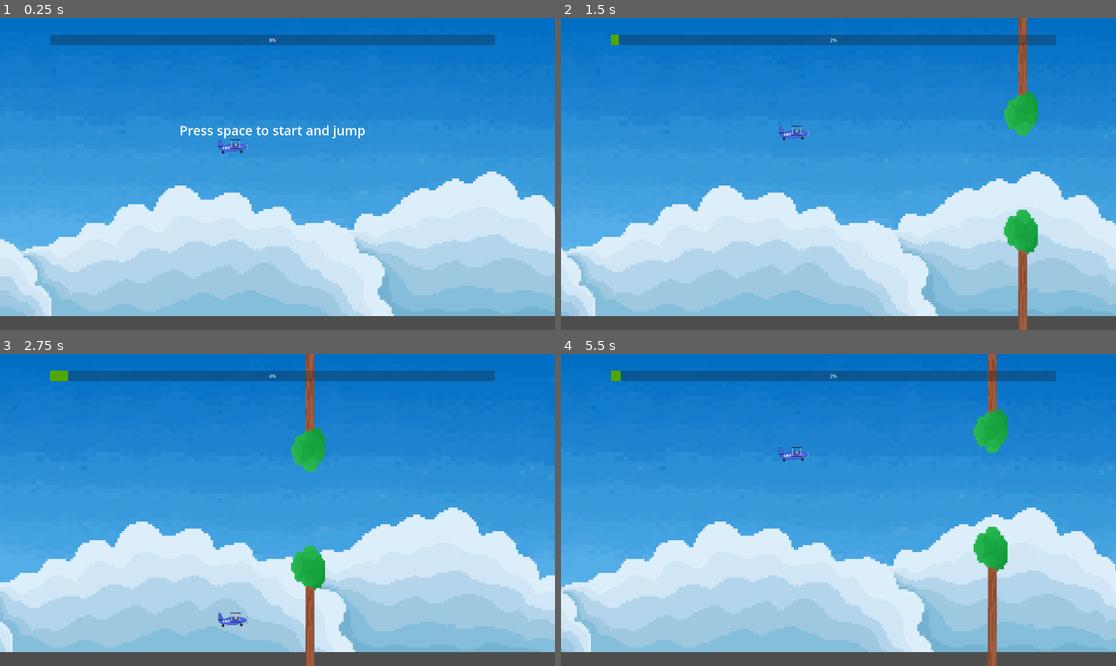
Above: before the commit, frames 1-4 (two rows, left to right).
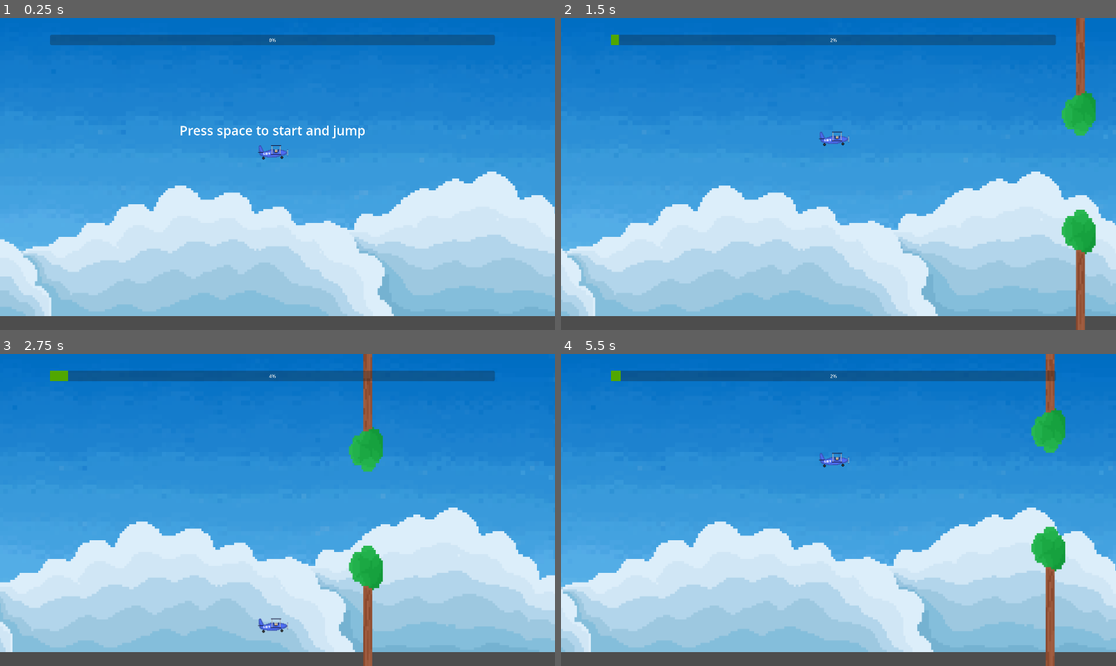
Above: after the commit, the same moments.

Repository: Orozon64/The-Sauna-Pact
Game: Godot game, scene res://scenes/flying.tscn
Same seed, same stepped clock (60 frames per second), same inputs: the game is played once before the commit and once after it. This scene is started directly instead of the project's main scene.
Inputs:
- Up to frame 1 (0.25 s): no input
- Up to frame 2 (1.5 s): tap Space at 0.5, 0.77 s; hold D (move_right) 0.53-1.28 s; tap E (item_interact) at 0.6 s; hold S (move_down) from 1.28 s (still down); tap Shift (advance_dialogue) at 1.35 s
- Up to frame 3 (2.75 s): tap Space at 1.52 s; tap E (item_interact) at 1.55, 2.1 s; release S (move_down) at 2.03 s; hold D (move_right) from 2.03 s (still down)
- Up to frame 4 (5.5 s): release D (move_right) at 2.78 s; hold W (move_up) 2.78-3.5 s; tap F (item_interact_secondary) at 2.85 s; tap Space at 3.02, 4.25, 4.52, 5.27 s; tap E (item_interact) at 3.05, 4.35, 5.3 s; click "Replay" at 3.5 s; hold A (move_left) from 4.28 s (still down); tap Shift (advance_dialogue) at 5.1 s

The runs differ from the first frame. In frame 1, 0.3% of the frame differs, in the area x 39-52%, y 38-46%; in frame 2, 4.5%; in frame 3, 4.5%; in frame 4, 4.6%, in the area x 39-91%, y 0-100%.

Commit message:
Fixed flying scripts

Diff:
--- a/scripts/flying.gd
+++ b/scripts/flying.gd
@@ -6,7 +6,7 @@
 # Called when the node enters the scene tree for the first time.
 func _ready() -> void:
 	var plane = get_node("Plane")
-	plane.position = Vector2(790, 420)
+	plane.position = Vector2(930, 440)
 
 
 # Called every frame. 'delta' is the elapsed time since the previous frame.
@@ -22,8 +22,8 @@
 			var rng = RandomNumberGenerator.new()
 			var random = rng.randf_range(150, 750)
 			#var random = 100
-			newObstacle.position = Vector2(1350, random)
-			newObstacleUpper.position = Vector2(1350, random - 1100)
+			newObstacle.position = Vector2(1550, random)
+			newObstacleUpper.position = Vector2(1550, random - 1100)
 			cooldown = 100
 			#print("New Object")
 		else:
--- a/scripts/obstacle.gd
+++ b/scripts/obstacle.gd
@@ -14,5 +14,5 @@
 func _process(delta: float) -> void:
 	pos -= 7;
 	position = Vector2(pos, position.y)
-	if(position.x <= -1600):
+	if(position.x <= -1800):
 		queue_free()
--- a/scripts/plane.gd
+++ b/scripts/plane.gd
@@ -14,13 +14,13 @@
 		if cooldown > 0:
 			cooldown -= 1
 
-		if position.y >= 980 or position.y <= 0:
+		if position.y >= 1030 or position.y <= 0:
 			velocity.y = 0
 			#get_tree().change_scene_to_file("res://scenes/flyingGameOver.tscn")
 			var gameOver = load("res://scenes/flyingGameOver.tscn")
 			var gameOverScreen = gameOver.instantiate()
 			get_tree().current_scene.add_child(gameOverScreen)
-			gameOverScreen.position = Vector2(830, 430)
+			gameOverScreen.position = Vector2(930, 430)
 			get_tree().paused = true
 			#get_tree().reload_current_scene()
 
@@ -50,7 +50,7 @@
 			var gameOver = load("res://scenes/flyingGameOver.tscn")
 			var gameOverScreen = gameOver.instantiate()
 			get_tree().current_scene.add_child(gameOverScreen)
-			gameOverScreen.position = Vector2(830, 430)
+			gameOverScreen.position = Vector2(930, 430)
 			get_tree().paused = true
 
 func _input(ev):
